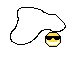
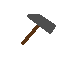
Layer changes from the first 75 x 70 image to the second:
added layer "id11" above "id10" over [left=21, top=14, right=56, bottom=45]
hid "id10" over [left=10, top=7, right=66, bottom=47]
